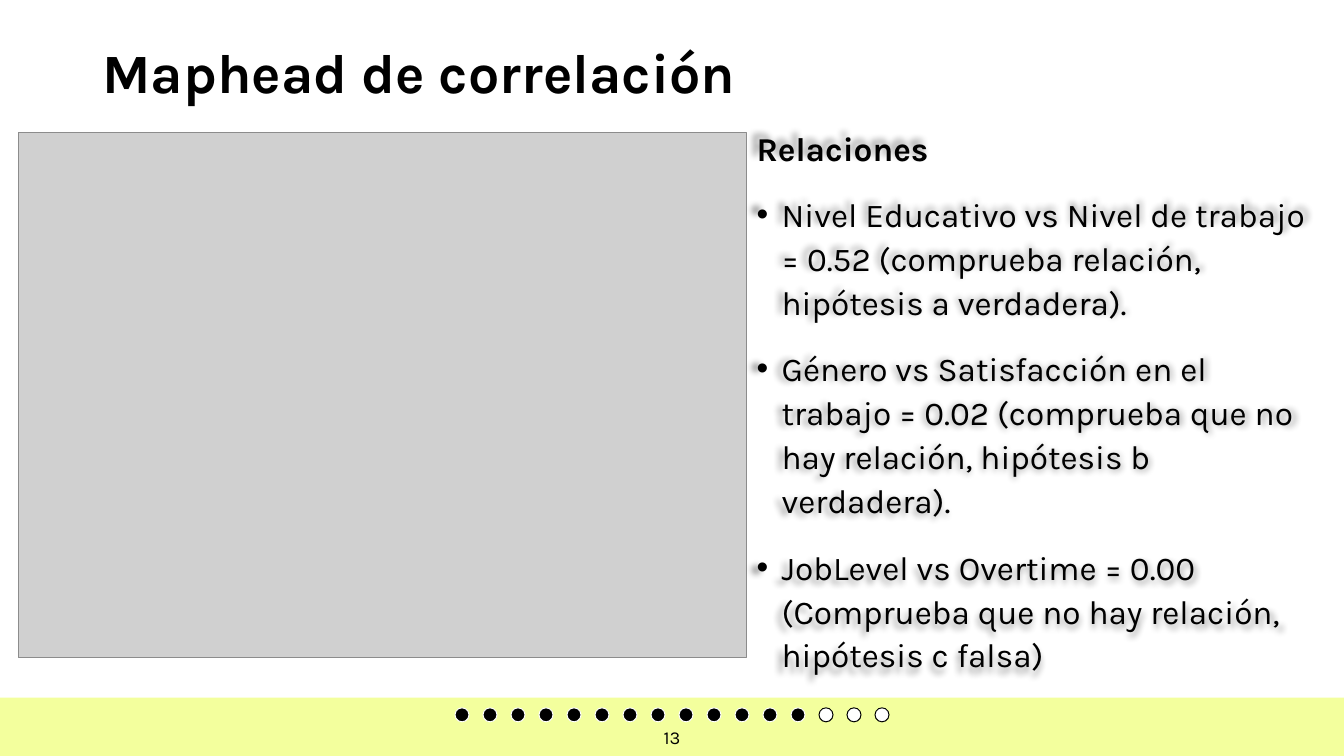
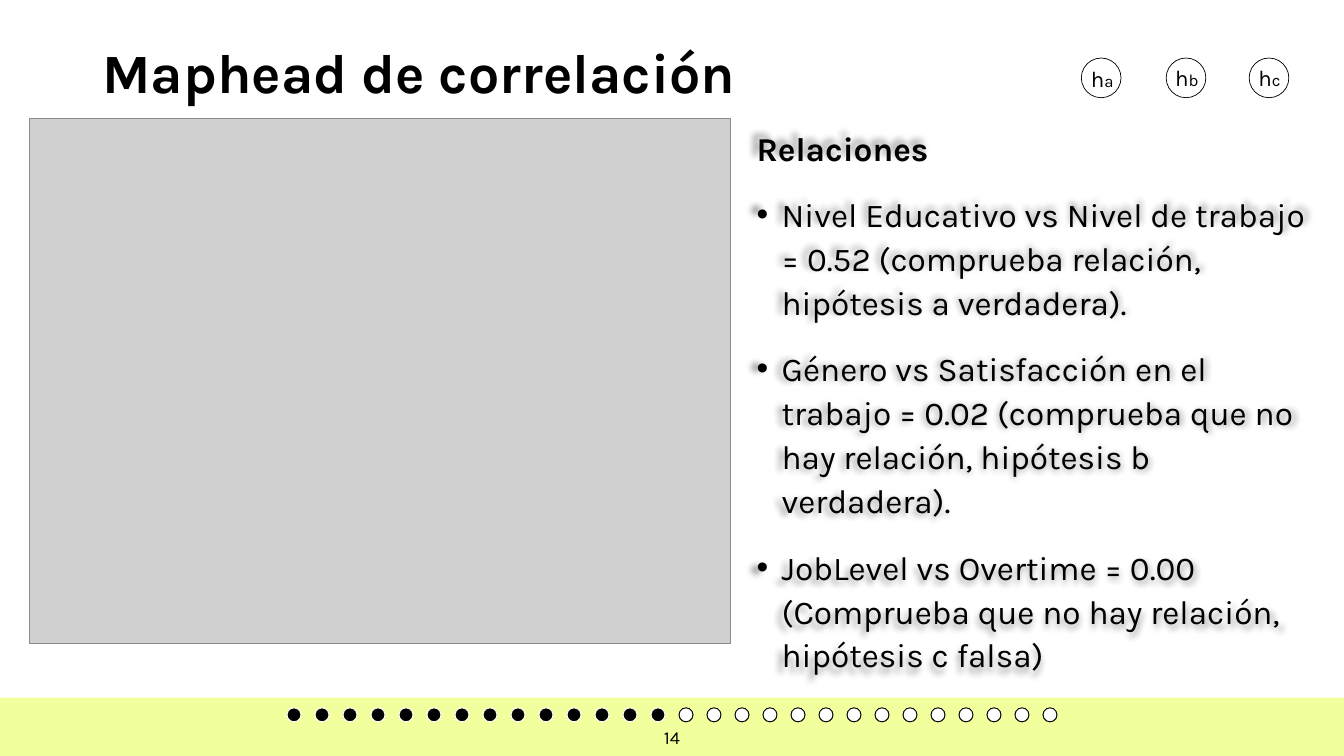
Before and after one commit to JoseChirif/Estudios-y-empleabilidad-Encuesta-kaggle, a slide deck: slide 14 of Estudios y empleabilidad.pptx (slide 13 before the commit). Drawn at 1344x756 pixels with LibreOffice and Linux fonts; fonts in the diff are those of the drawing; grey boxes stand for pictures; background and template pictures are left out. Boxes give left, top, right and bottom in pixels: in the first picture for what was removed or moved away, otherwise in the second. Text is boxed around its words. In the diff, an @@ line names an element or a change of style, - is before the commit and + after.

Commit message:
update trabajo final

```diff
--- a/Estudios y empleabilidad.pptx
+++ b/Estudios y empleabilidad.pptx
@@ ellipse added at <box>1082,58,1121,98</box>, outline #000000 0.5 pt @@
@@ text added at <box>1166,59,1210,97</box>, 16 pt, text #000000 @@
+hb
@@ ellipse added at <box>1167,58,1206,98</box>, outline #000000 0.5 pt @@
@@ text added at <box>1249,59,1293,97</box>, 16 pt, text #000000 @@
+hc
@@ ellipse added at <box>1249,58,1289,98</box>, outline #000000 0.5 pt @@
@@ text added at <box>1081,60,1124,98</box>, 16 pt, text #000000 @@
+ha
@@ picture: place and size @@
-picture at <box>18,133,746,658</box>
+picture at <box>29,119,731,644</box>
@@ text "Relaciones" rewrapped from <box>747,119,1327,673</box> to <box>757,137,1305,675</box> @@
@@ ellipse added at <box>287,708,301,722</box>, fill #000000, outline #FFFFFF 0.71 pt @@
@@ ellipse added at <box>315,708,329,722</box>, fill #000000, outline #FFFFFF 0.71 pt @@
@@ ellipse added at <box>343,708,357,722</box>, fill #000000, outline #FFFFFF 0.71 pt @@
@@ ellipse added at <box>371,708,385,722</box>, fill #000000, outline #FFFFFF 0.71 pt @@
@@ ellipse added at <box>399,708,413,722</box>, fill #000000, outline #FFFFFF 0.71 pt @@
@@ ellipse added at <box>427,708,442,722</box>, fill #000000, outline #FFFFFF 0.71 pt @@
@@ fill #000000 to #FFFFFF; outline #FFFFFF 0.71 pt to #000000 0.71 pt in 5 elements at <box>680,708,694,722</box>, <box>707,708,721,722</box>, <box>735,708,749,722</box>, <box>763,708,777,722</box>, <box>791,708,806,722</box> @@
@@ ellipse added at <box>903,708,918,722</box>, fill #FFFFFF, outline #000000 0.71 pt @@
@@ ellipse added at <box>932,708,946,722</box>, fill #FFFFFF, outline #000000 0.71 pt @@
@@ ellipse added at <box>959,708,973,722</box>, fill #FFFFFF, outline #000000 0.71 pt @@
@@ ellipse added at <box>987,708,1001,722</box>, fill #FFFFFF, outline #000000 0.71 pt @@
@@ ellipse added at <box>1015,708,1029,722</box>, fill #FFFFFF, outline #000000 0.71 pt @@
@@ ellipse added at <box>1044,708,1058,722</box>, fill #FFFFFF, outline #000000 0.71 pt @@
@@ page number at <box>664,732,680,744</box>: text changed @@
-13
+14
```
Also in this commit, not shown: 15 other slides changed, 13 slides added, 1 slide removed, 2 other files.
